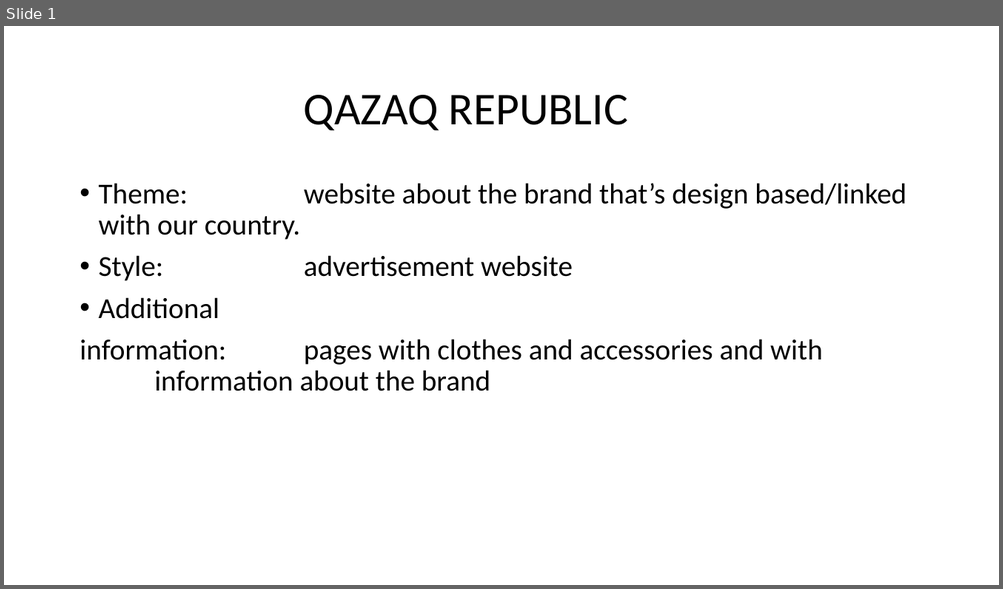
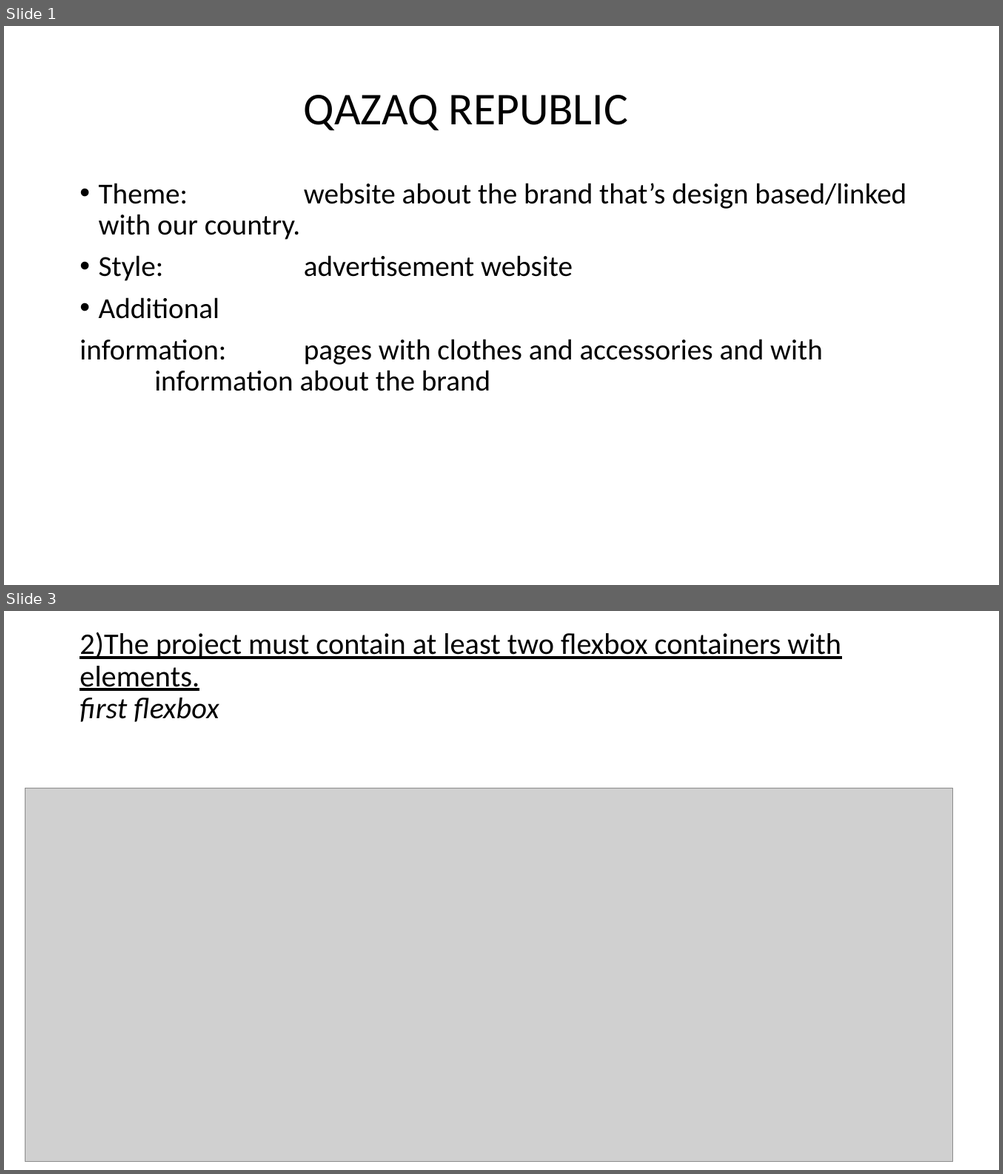
Before and after one commit to tanbayevagulnara/project-2, a slide deck: project2.pptx. Shown one above the other, each under a label of ours: slide 1 before the commit, slides 1 and 3 after it; the slides between them are not shown. The pictures are 1003x589 and 1003x1174 pixels, drawn with LibreOffice and Linux fonts; fonts in the diff are those of the drawing; grey boxes stand for pictures. Boxes give left, top, right and bottom in pixels: in the first picture for what was removed or moved away, otherwise in the second. Text is boxed around its words. In the diff, an @@ line names an element or a change of style, - is before the commit and + after.

```diff
--- a/project2.pptx
+++ b/project2.pptx
@@ slide 3 added at (4,611,999,1170), background #FFFFFF @@
@@ title added at (79,632,841,722), 28.8 pt, text #000000, underline @@
+2)The project must contain at least two flexbox containers with elements.
+first flexbox
@@ picture added at (25,789,952,1162) @@
```
Also in this commit, not shown: 25 other slides added, 2 slides removed, 4 other files.
